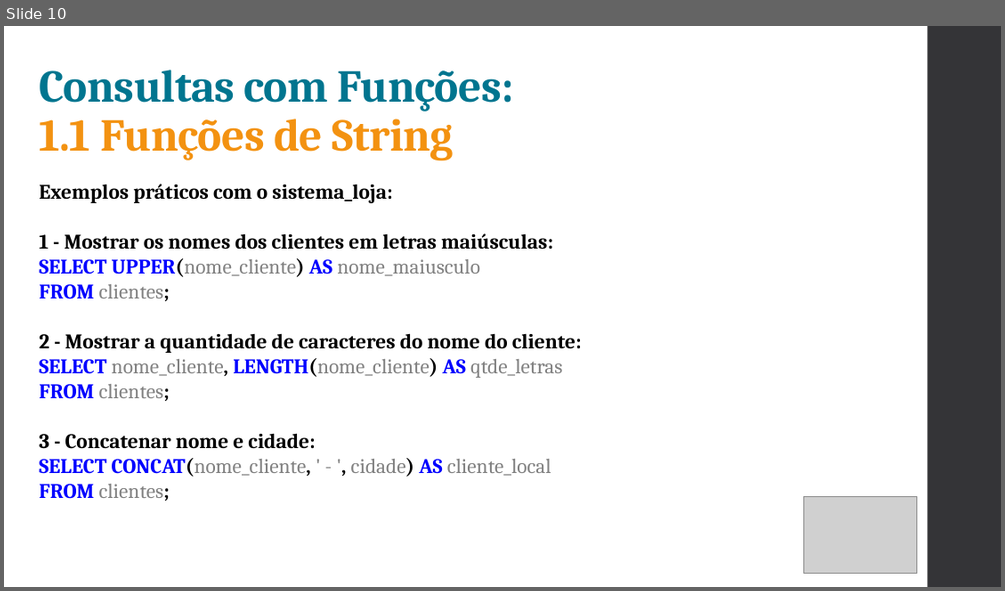
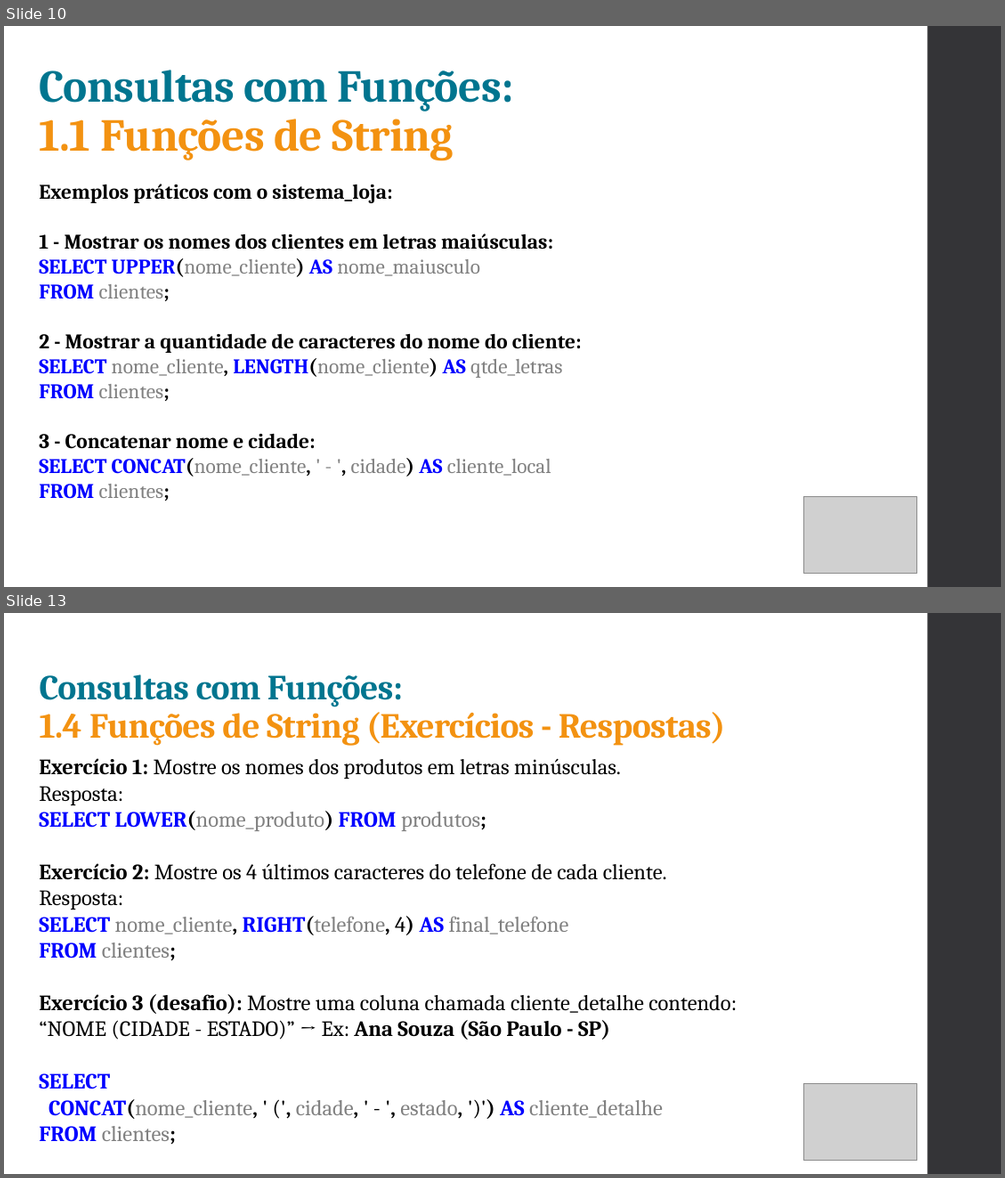
Before and after one commit to ruanSTT/database-mysql, a slide deck: Aula 03/Aula03.pptx. Shown one above the other, each under a label of ours: slide 10 before the commit, slides 10 and 13 after it; the slides between them are not shown. The pictures are 1005x591 and 1005x1178 pixels, drawn with LibreOffice and Linux fonts; fonts in the diff are those of the drawing; grey boxes stand for pictures. Boxes give left, top, right and bottom in pixels: in the first picture for what was removed or moved away, otherwise in the second. Text is boxed around its words. In the diff, an @@ line names an element or a change of style, - is before the commit and + after.

```diff
--- a/Aula 03/Aula03.pptx
+++ b/Aula 03/Aula03.pptx
@@ slide 13 added at (4,613,1001,1174), background #FFFFFF; not listed: 1 template element that a slide beside it also shows @@
@@ title added at (40,674,725,746), 34 pt, text #F39211, bold @@
+Consultas com Funções:
+1.4 Funções de String (Exercícios - Respostas)
@@ text added at (39,758,736,1144), 21 pt, text #000000 @@
+Exercício 1: Mostre os nomes dos produtos em letras minúsculas.
+Resposta:
+SELECT LOWER(nome_produto) FROM produtos;
+Exercício 2: Mostre os 4 últimos caracteres do telefone de cada cliente.
+Resposta:
+SELECT nome_cliente, RIGHT(telefone, 4) AS final_telefone
+FROM clientes;
+Exercício 3 (desafio): Mostre uma coluna chamada cliente_detalhe contendo:
+“NOME (CIDADE - ESTADO)” → Ex: Ana Souza (São Paulo - SP)
+SELECT
+CONCAT(nome_cliente, ' (', cidade, ' - ', estado, ')') AS cliente_detalhe
+FROM clientes;
@@ picture added at (803,1083,917,1159) @@
```
Also in this commit, not shown: 1 slide changed, 9 other slides added, 1 other file.
